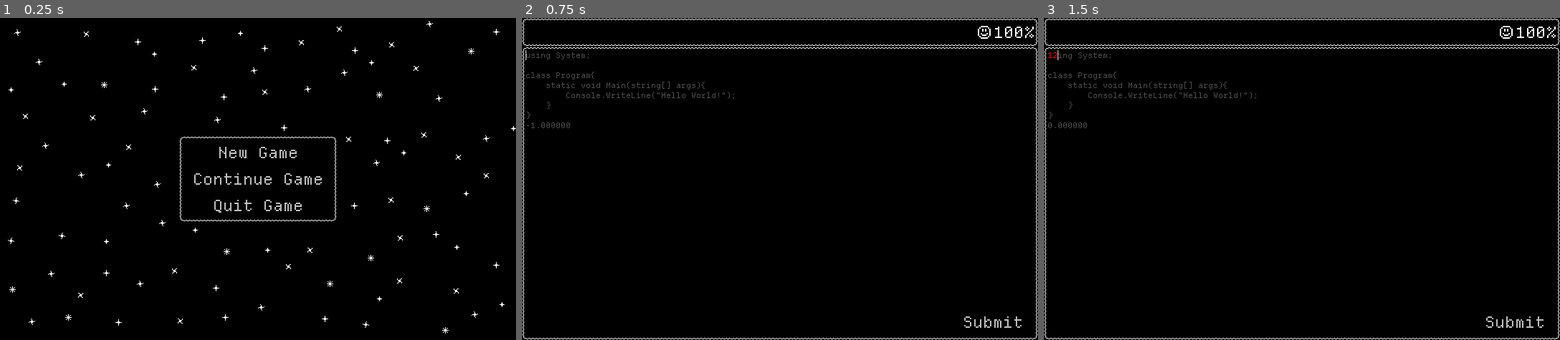
Above: before the commit, frames 1-3 (left to right).
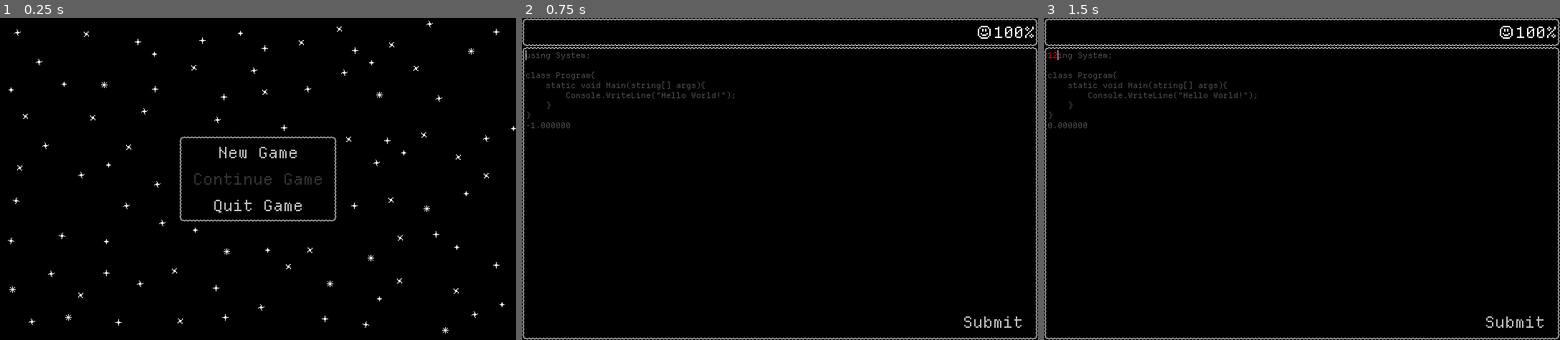
Above: after the commit, the same moments.

Repository: GemDust0/TooBigToFail
Game: Godot game, scene res://Scenes/TitleScreen.tscn
Two runs of this game, one before a commit and one after it. Both use one fixed random seed, a clock stepped at 60 frames per second and the inputs below.
Inputs (mouse positions are in pixels of both pictures, inside the frame that each line leads up to):
- Up to frame 1 (0.25 s): no input
- Up to frame 2 (0.75 s): click "New Game" at 0.5 s
- Up to frame 3 (1.5 s): click (1302, 207) at 1.27 s; type "12" at 1.35 s

The runs differ from the first frame. In frame 1, 0.2% of the frame differs, in the area x 37-63%, y 48-52%; in frame 2, nothing differs; in frame 3, nothing differs.

Commit message:
Quit Game

Diff:
--- a/Assets/DefaultTheme.tres
+++ b/Assets/DefaultTheme.tres
@@ -10,6 +10,7 @@
 default_font_size = 11
 /constants/line_spacing = 0
 Button/colors/font_color = Color(0.75, 0.75, 0.75, 1)
+Button/colors/font_disabled_color = Color(0.2, 0.2, 0.2, 1)
 Button/colors/font_focus_color = Color(0.5, 0.5, 0.5, 1)
 Button/colors/font_hover_color = Color(1, 1, 1, 1)
 Button/colors/font_pressed_color = Color(0.5, 0.5, 0.5, 1)
--- a/Scenes/TitleScreen.tscn
+++ b/Scenes/TitleScreen.tscn
@@ -43,6 +43,7 @@
 layout_mode = 2
 size_flags_vertical = 4
 theme_override_font_sizes/font_size = 22
+disabled = true
 text = "Continue Game"
 
 [node name="ExitGame" type="Button" parent="CanvasLayer/VBoxContainer" unique_id=1492597337]
@@ -52,3 +53,4 @@
 text = "Quit Game"
 
 [connection signal="pressed" from="CanvasLayer/VBoxContainer/NewGame" to="." method="_on_new_game_pressed"]
+[connection signal="pressed" from="CanvasLayer/VBoxContainer/ExitGame" to="." method="_on_exit_game_pressed"]
--- a/Scripts/TitleScreen.gd
+++ b/Scripts/TitleScreen.gd
@@ -3,3 +3,7 @@
 
 func _on_new_game_pressed() -> void:
 	get_tree().change_scene_to_file("res://Scenes/EmployeeSequence.tscn")
+
+
+func _on_exit_game_pressed() -> void:
+	get_tree().quit()
